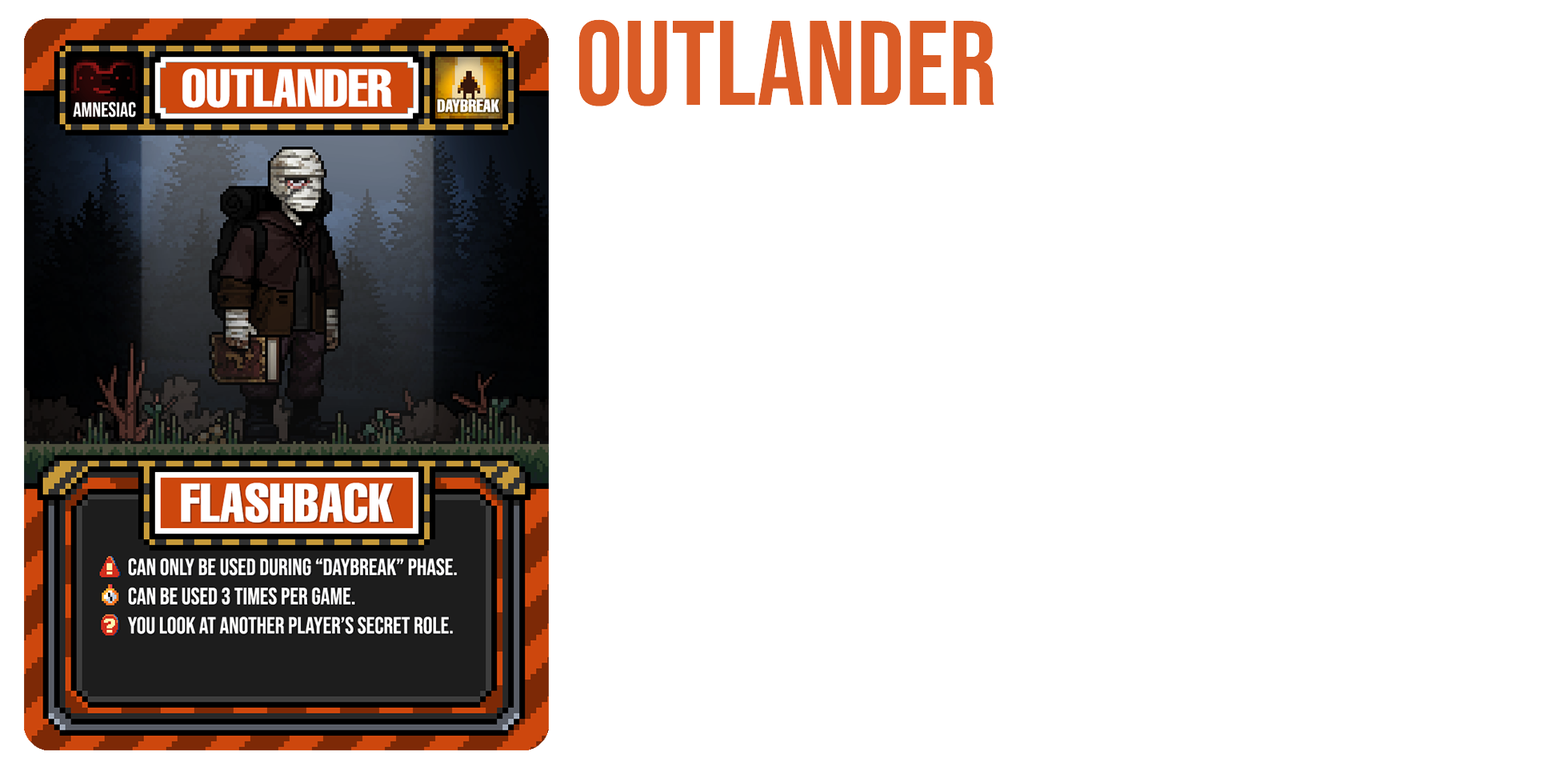
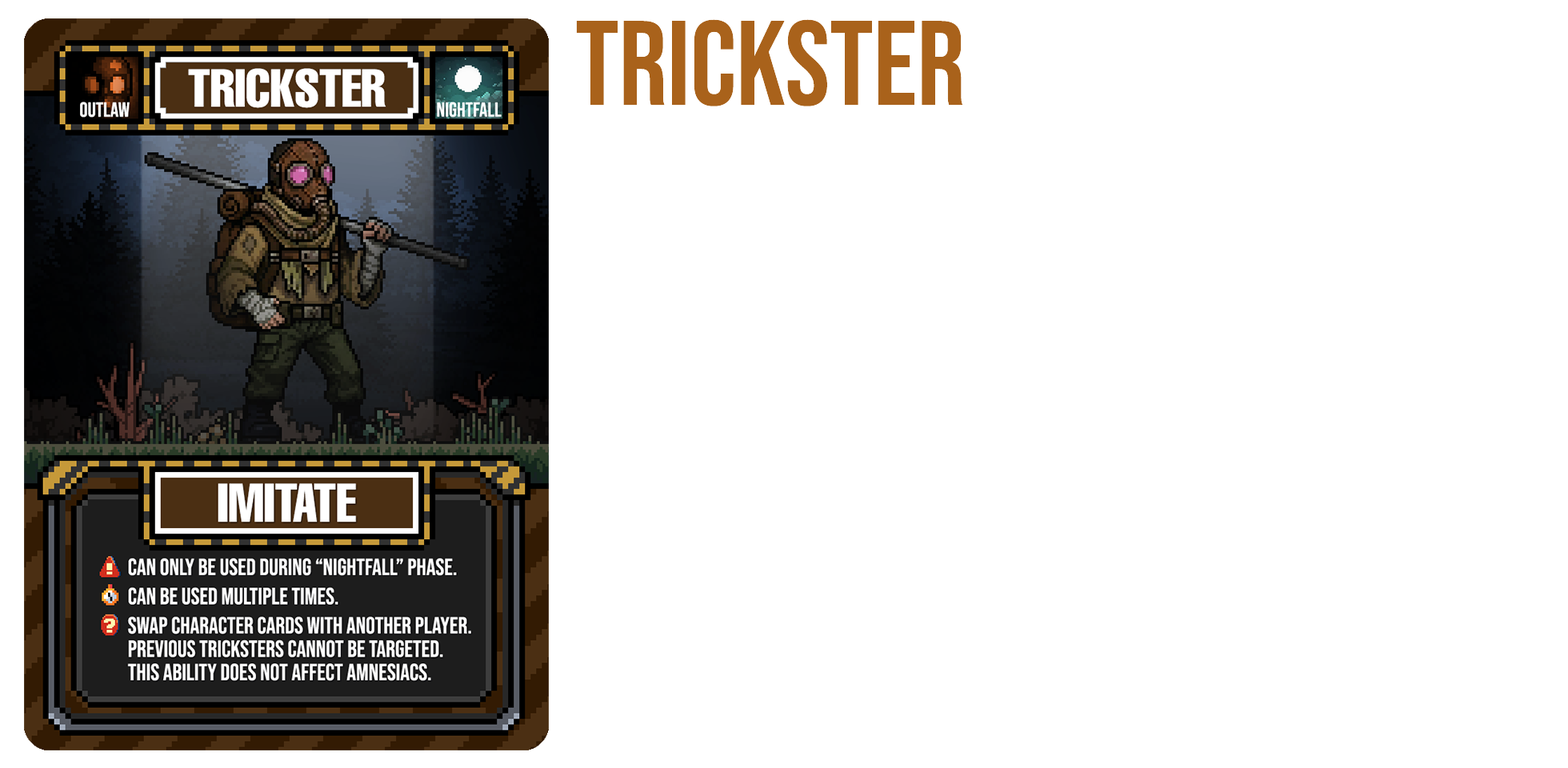
Two versions of the same layered image (1568×768). Layer-by-layer changes:
painted on "Layer 5" over [24, 18, 549, 751]
renamed "OUTLANDER" to "TRICKSTER", painted on it over [576, 19, 995, 107]